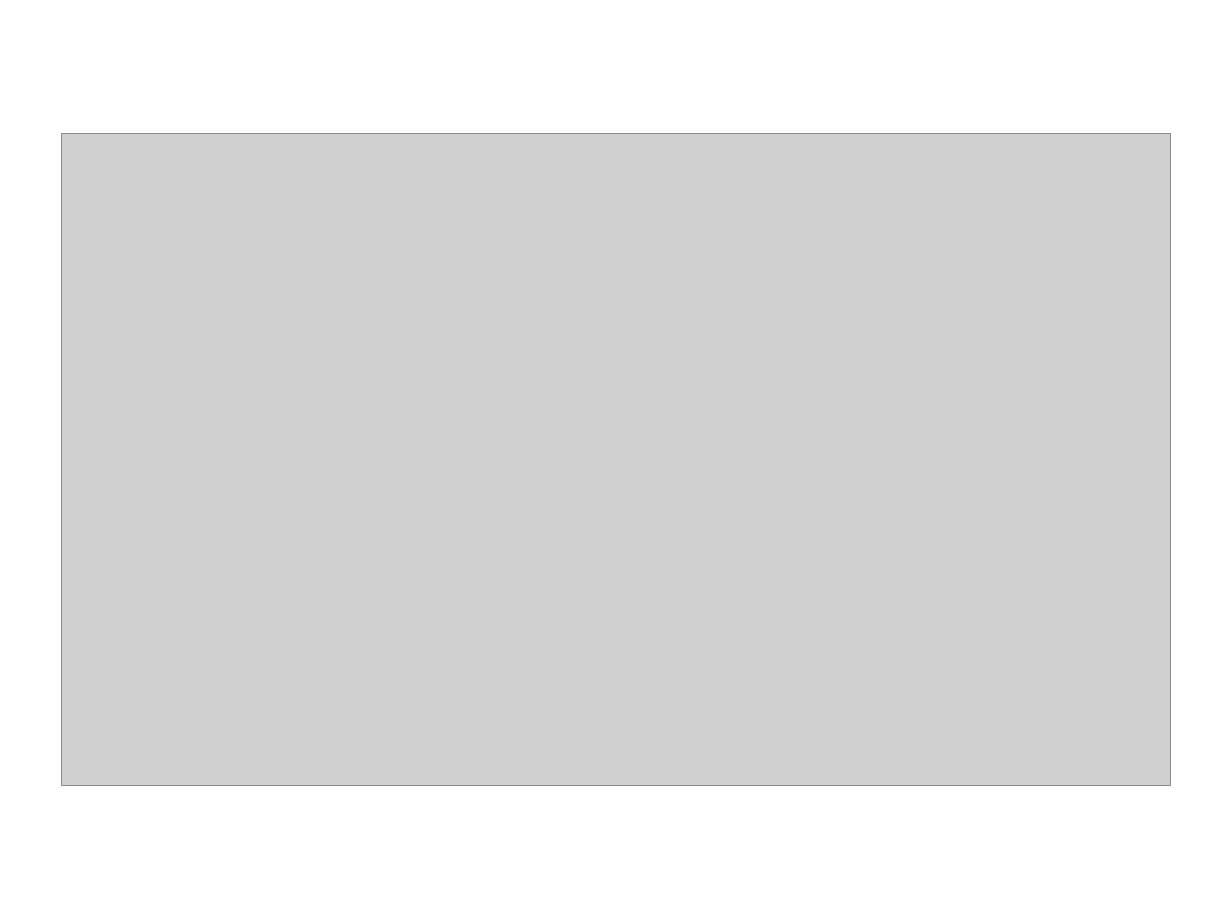
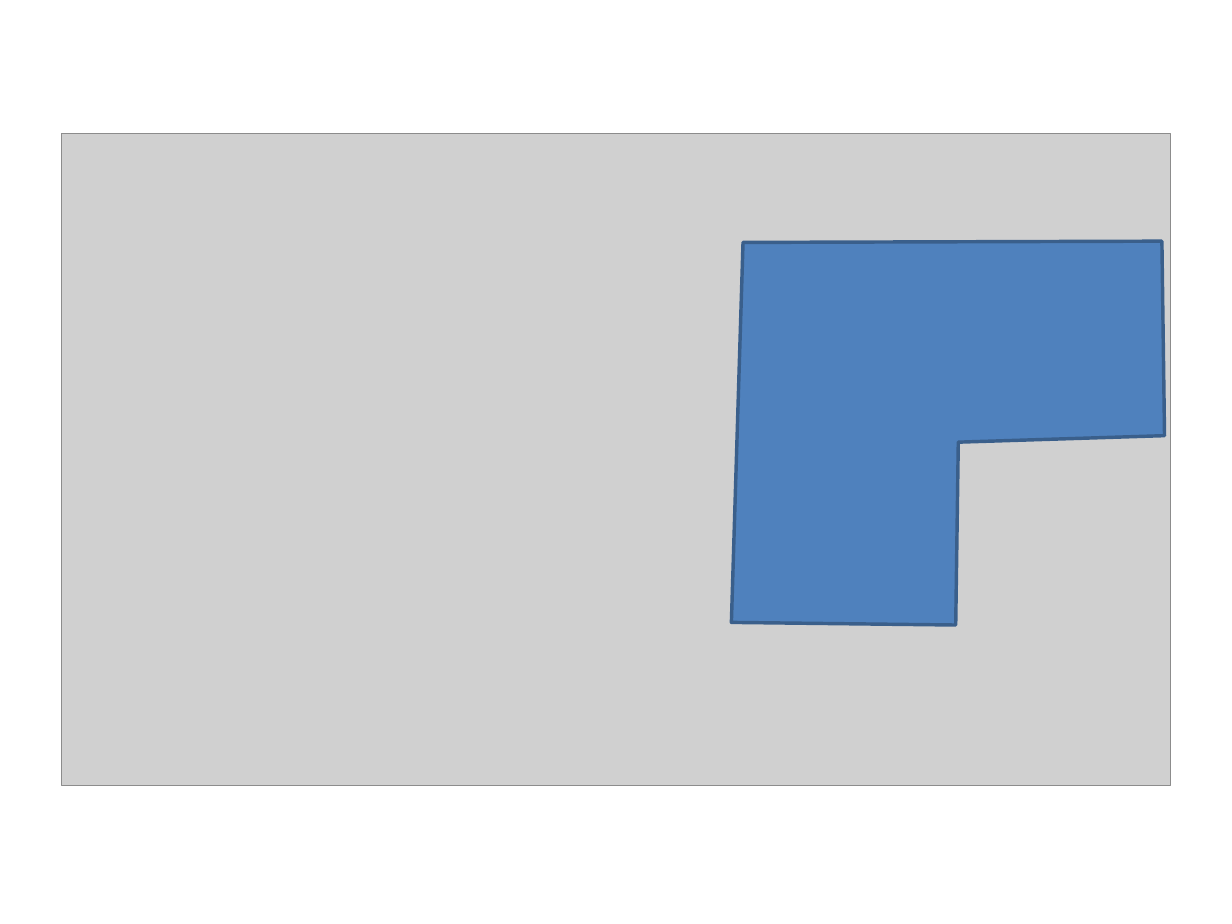
Before and after one commit to PowerPointLabs/PowerPointLabs, a slide deck: slide 3 of doc/Test scenarios.pptx. Drawn at 1232x924 pixels with LibreOffice and Linux fonts; fonts in the diff are those of the drawing; grey boxes stand for pictures. Boxes give left, top, right and bottom in pixels: in the first picture for what was removed or moved away, otherwise in the second. Text is boxed around its words. In the diff, an @@ line names an element or a change of style, - is before the commit and + after.

```diff
--- a/doc/Test scenarios.pptx
+++ b/doc/Test scenarios.pptx
@@ freeform shape added at [732,241,1165,626], fill #4F81BD, outline #3A5F8C 2 pt @@
```
Also in this commit, not shown: 1 other slide changed, 2 slides removed.
